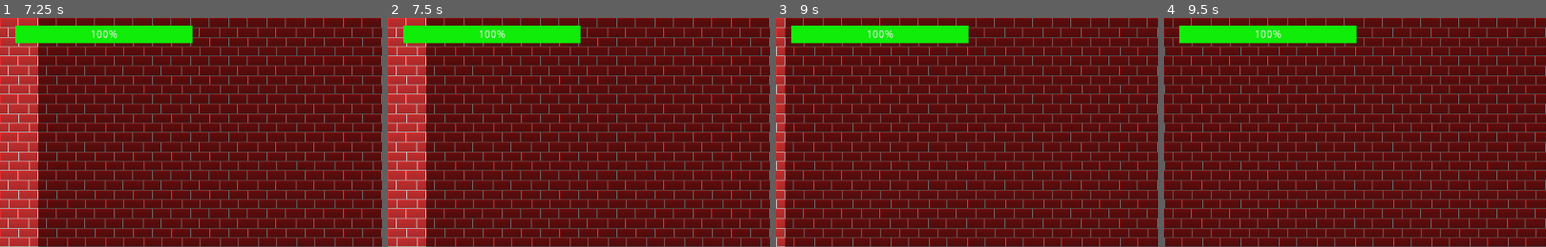
Above: before the commit, frames 1-4 (left to right).
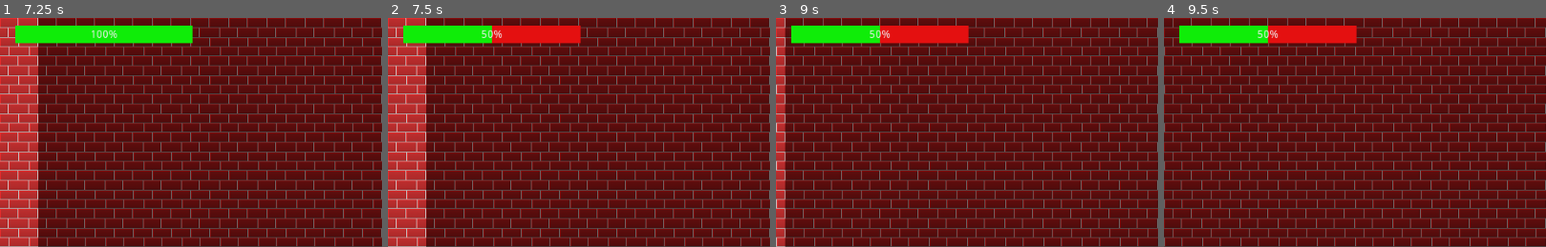
Above: after the commit, the same moments.

Repository: Ruefa/godot_test
Game: Godot game, scene res://Main.tscn
Same seed, same stepped clock (60 frames per second), same inputs: the game is played once before the commit and once after it. The engine's default icon, where the game draws it, is replaced by a stand-in: a white triangle on a blue panel in a dark square.
Inputs:
- Up to frame 1 (7.25 s): tap Enter at 0.5 s; hold Right (ui_right) 0.53-2.03 s; tap Up (ui_up) at 0.77, 1.52, 3.02, 3.77, 4.52, 6.02, 6.77 s; hold Left (ui_left) 2.03-2.78 s; hold Right (ui_right) 2.78-4.28 s; hold Left (ui_left) 4.28-5.03 s; hold Right (ui_right) 5.03-5.78 s; hold Left (ui_left) from 5.78 s (still down)
- Up to frame 2 (7.5 s): release Left (ui_left) at 7.28 s; hold Right (ui_right) from 7.28 s (still down)
- Up to frame 3 (9 s): keep holding Right (ui_right); tap Up (ui_up) at 7.52 s
- Up to frame 4 (9.5 s): keep holding Right (ui_right); tap Up (ui_up) at 9.02 s
The pictures show only the part of the screen within x 0-50%, y 0-50%; the shares and areas given below are measured in that part.

Frame 1 is identical in both runs. In frame 2, 1.9% of the frame differs, in the area x 24-51%, y 3-12%; in frame 3, 1.9%; in frame 4, 1.9%.

Commit message:
added code to handle player hp and taking damage

Diff:
--- a/Side Scroll/Player.gd
+++ b/Side Scroll/Player.gd
@@ -8,6 +8,7 @@
 const BASE_ATT_SPEED = .5
 const BASE_DAMAGE = 50
 const EXP_TO_LEVEL = 100
+const BASE_HP = 100
 
 var SPEED_X = 200
 var SCREEN_SIZE
@@ -16,6 +17,7 @@
 var damage_mult = 1
 var damage
 var curExp = 0
+var curHP = BASE_HP
 
 # Declare member variables here. Examples:
 # var a = 2
@@ -76,7 +78,7 @@
 	if $VulnTimer.is_stopped():
 		for collider in $MonsterArea.get_overlapping_bodies():
 			if collider in enemyNodes:
-				print(collider.damage)
+				setHP(curHP - collider.damage)
 				$VulnTimer.start()
 
 	# set player to move
@@ -100,6 +102,20 @@
 	$FireRateTimer.set_wait_time(BASE_ATT_SPEED * att_speed_mult + $Skills.att_speed_mult)
 	damage = BASE_DAMAGE * damage_mult
 
+	# HP
+	setHP(BASE_HP)
+
+func setHP(hp):
+	if hp <= 0:
+		curHP = 0
+		# TODO handle death
+		print("You died")
+	else:
+		curHP = hp
+
+	$HUD/HealthBar.max_value = BASE_HP
+	$HUD/HealthBar.value = curHP
+
 
 func onKill(node):
 	curExp += node.BASE_EXP
